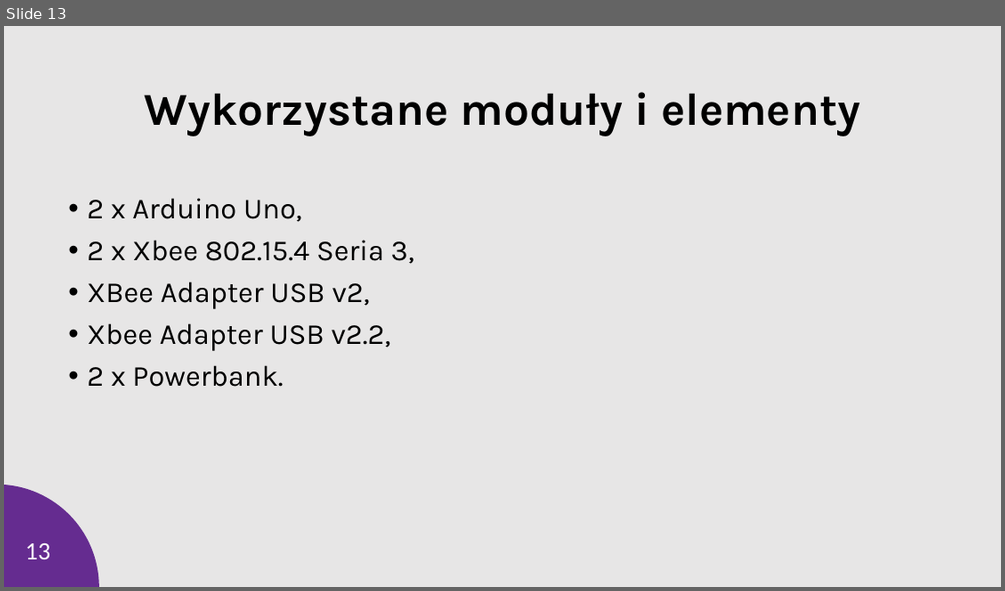
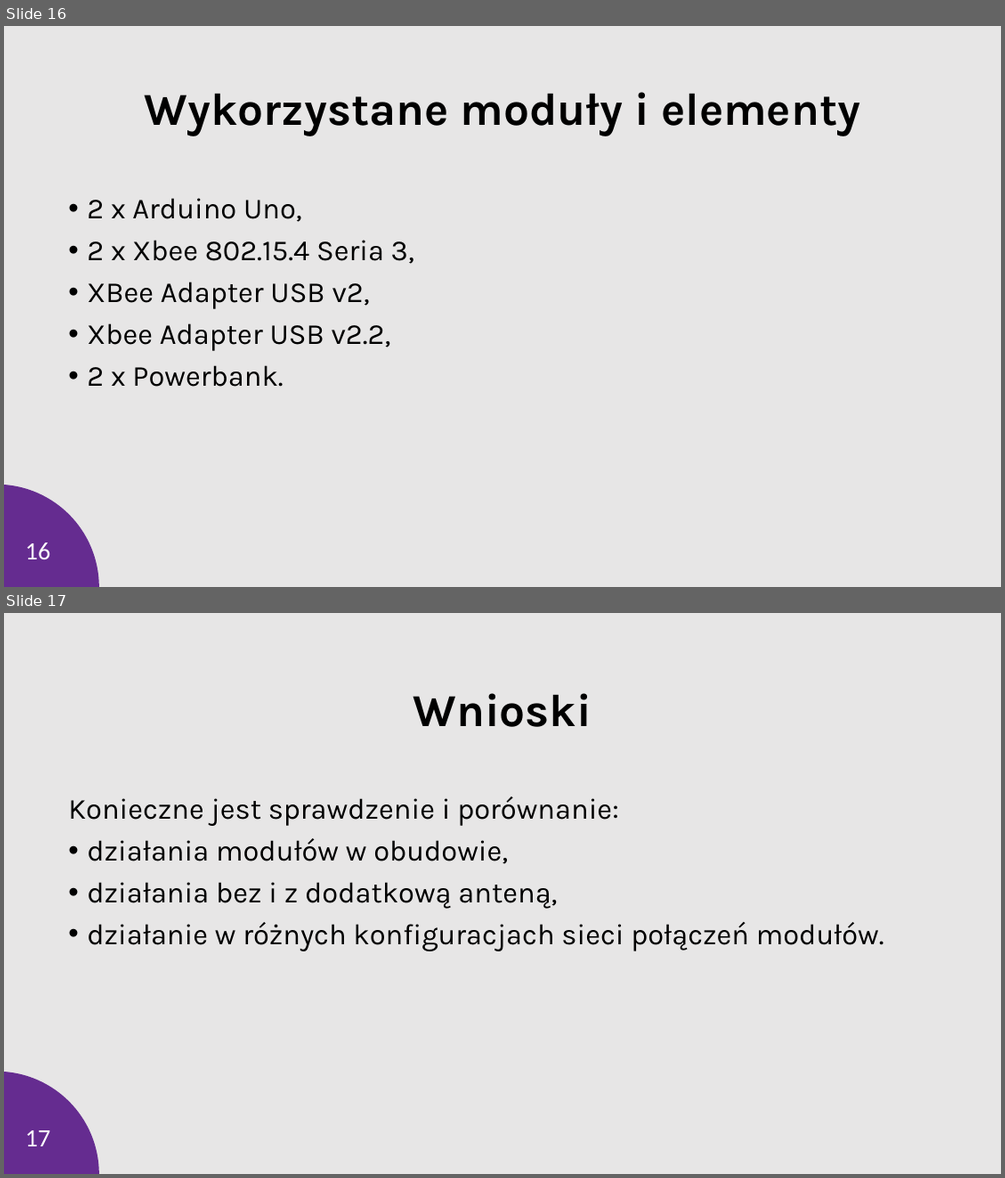
Before and after one commit to RaccOOn122/aRMoRS_communication_Xbee, a slide deck: Prezentacje/Prezentacja_2_podsumowanie_projektu.pptx. Shown one above the other, each under a label of ours: slide 13 before the commit, slides 16 and 17 after it. The pictures are 1005x591 and 1005x1178 pixels, drawn with LibreOffice and Linux fonts; fonts in the diff are those of the drawing; background and template pictures are left out. Boxes give left, top, right and bottom in pixels: in the first picture for what was removed or moved away, otherwise in the second. Text is boxed around its words. In the diff, an @@ line names an element or a change of style, - is before the commit and + after.

```diff
--- a/Prezentacje/Prezentacja_2_podsumowanie_projektu.pptx
+++ b/Prezentacje/Prezentacja_2_podsumowanie_projektu.pptx
@@ slide 17 added at (4, 613, 1001, 1174), background #E7E6E6; not listed: 1 template element that a slide beside it also shows @@
@@ title added at (413, 693, 592, 727), 44 pt, text #000000, bold @@
+Wnioski
@@ text added at (68, 796, 884, 951), 28 pt, text #000000 @@
+Konieczne jest sprawdzenie i porównanie:
+• działania modułów w obudowie,
+• działania bez i z dodatkową anteną,
+• działanie w różnych konfiguracjach sieci połączeń modułów.
@@ page number added at (25, 1130, 50, 1146), 24 pt, text #FFFFFF @@
+17
@@ what was slide 13 is now slide 16 @@
@@ page number at (25, 542, 50, 559): text changed @@
-13
+16
```
Also in this commit, not shown: 1 slide changed, 3 other slides added.
